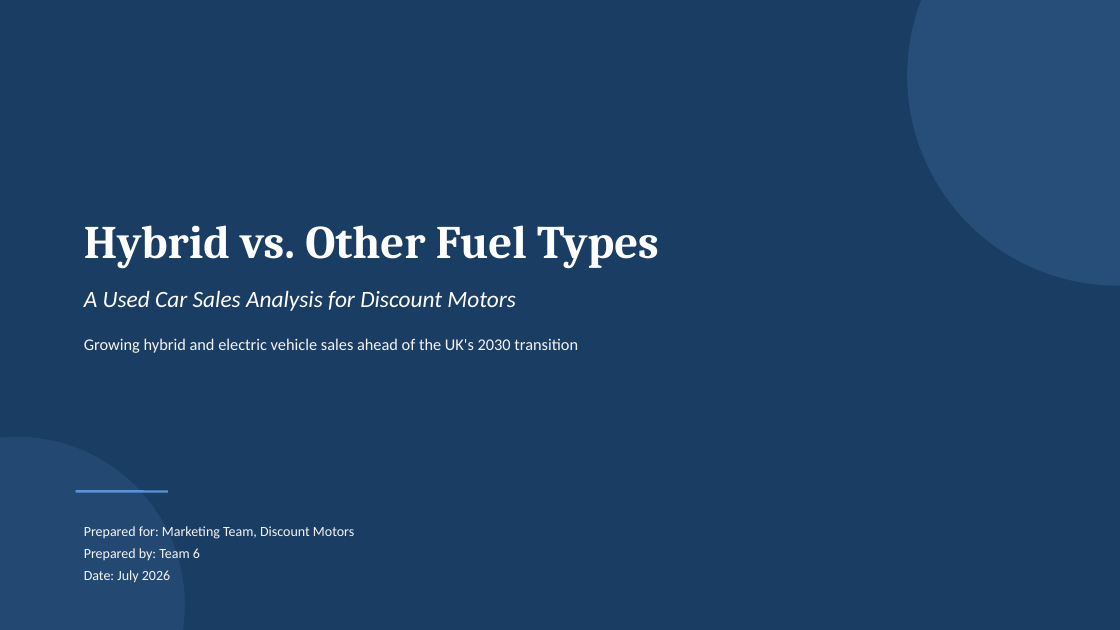
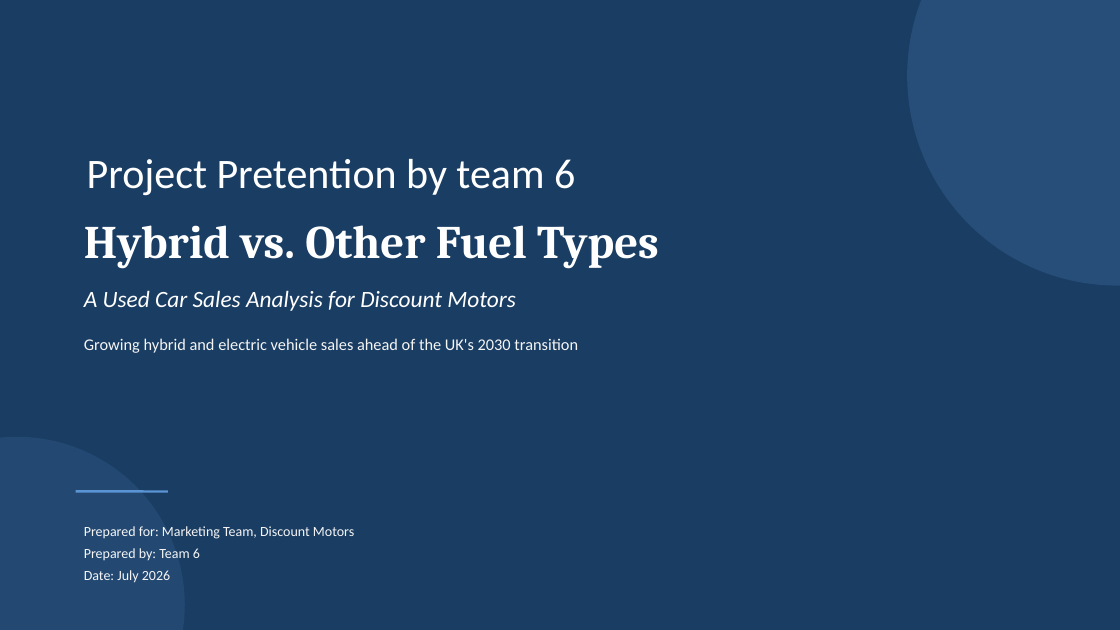
Before and after one commit to ejiatagloria-DA/Techyjaunt_Data_Analysis, a slide deck: slide 1 of Presentation/Team6_Toyota_Hybrid_Presentation.pptx. Drawn at 1120x630 pixels with LibreOffice and Linux fonts; fonts in the diff are those of the drawing. Boxes give left, top, right and bottom in pixels: in the first picture for what was removed or moved away, otherwise in the second. Text is boxed around its words. In the diff, an @@ line names an element or a change of style, - is before the commit and + after.

Commit message:
updated team 6 toyota hybrid presentation

```diff
--- a/Presentation/Team6_Toyota_Hybrid_Presentation.pptx
+++ b/Presentation/Team6_Toyota_Hybrid_Presentation.pptx
@@ text added at (87,159,575,196), 36 pt, text #FFFFFF @@
+Project Pretention by team 6
```
